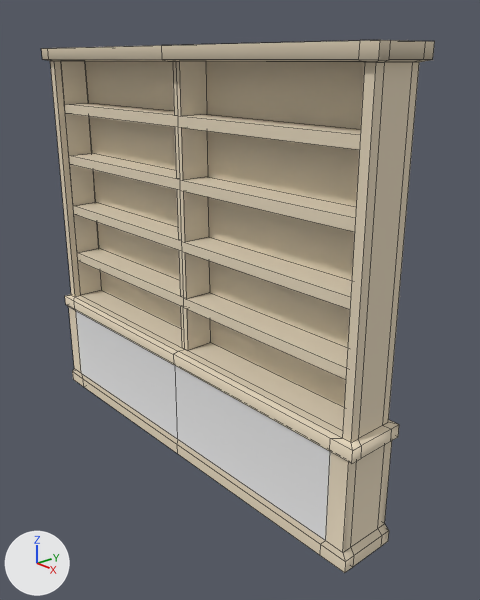
Two versions of the Blender file PlaceHolder/Assets/Models/Shelf.blend, one commit apart.
Before and after are seen from a 50 mm lens placed at (4.35, -3.27, 3.41), pointed at (0.33, 0.23, 1.48). Lighting does not change. The marker at lower left points along +X, +Y and +Z. Mesh edges are drawn as thin lines.

The first picture shows 'Hyllyt', 'Kehys'.
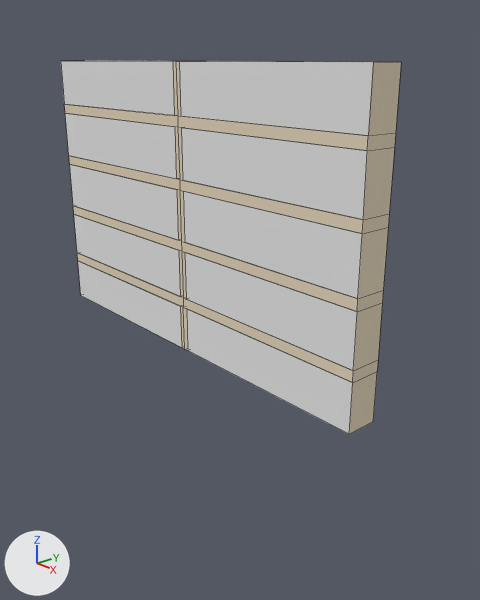
Boxes [x1, y1, x2, y2] around the edits, measured in the pictures (480 x 600 px):
'Kehys', hidden (beige): before [41, 40, 435, 573]
'Hyllyt', reshaped: before [61, 61, 361, 380]; after [61, 61, 401, 434]
part 1 of me_untitled, added: after [61, 61, 373, 434]

The change in detail:
Material 'Texture' (mat_texture) is new.
Its base color is (0.8, 0.8, 0.8) (white #e7e7e7).
me_untitled is used by ob_hyllyt; location (0.0, 0.0, 0.0); scale (2.0, 0.5, 1.0).
me_untitled had 60 vertices, 54 faces and spanned x 0.0..0.93, y -0.26..0.26, z 1.02..3.39.
me_untitled now has 60 vertices, 64 faces and spans x 0.0..0.93, y -0.26..0.26, z 1.02..3.39.
Part 1, on me_untitled:
5 new faces join them, mat_wood (beige #e7d9c0).
5 new faces join them, mat_texture (white #e7e7e7).
me_untitled now uses material mat_texture (white #e7e7e7).
Object 'Kehys' (ob_kehys) is now hidden.
